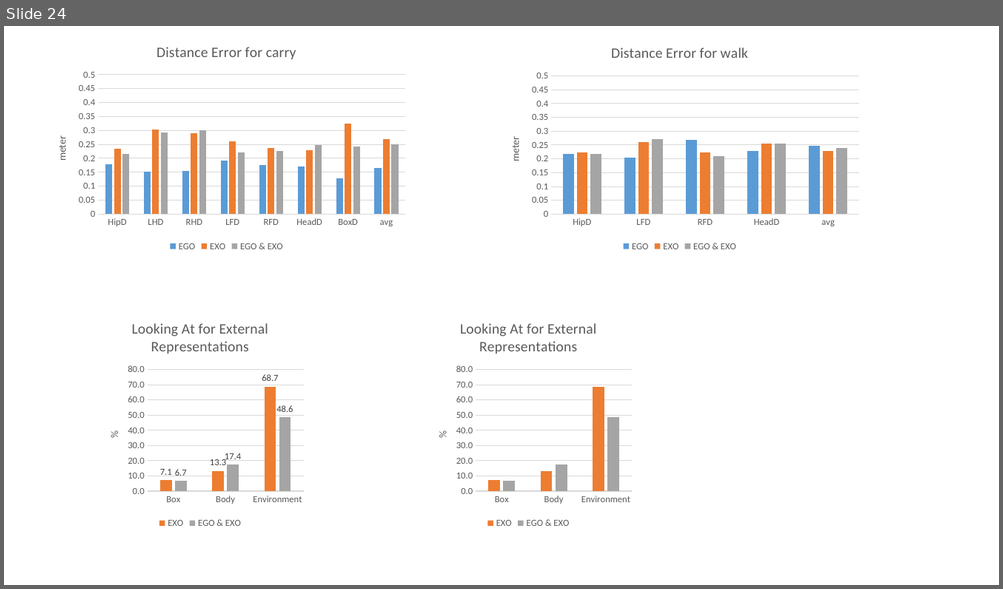
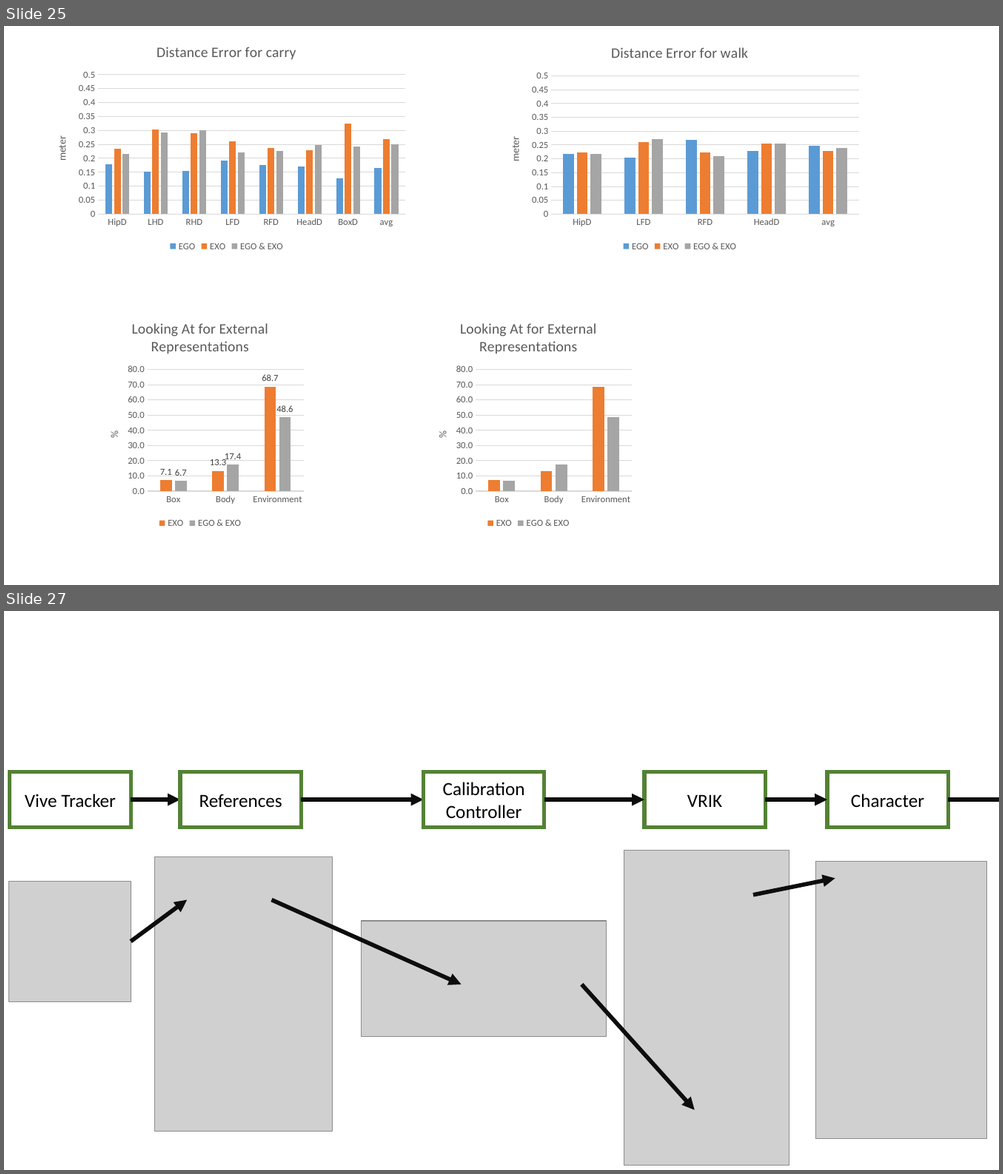
Before and after one commit to stefanfeyer/masters__thesis, a slide deck: figures/thesis_renderer.pptx. Shown one above the other, each under a label of ours: slide 24 before the commit, slides 25 and 27 after it; the slides between them are not shown. The pictures are 1003x589 and 1003x1174 pixels, drawn with LibreOffice and Linux fonts; fonts in the diff are those of the drawing; grey boxes stand for pictures. Boxes give left, top, right and bottom in pixels: in the first picture for what was removed or moved away, otherwise in the second. Text is boxed around its words. In the diff, an @@ line names an element or a change of style, - is before the commit and + after.

```diff
--- a/figures/thesis_renderer.pptx
+++ b/figures/thesis_renderer.pptx
@@ slide 27 added at (4,611,999,1170), background #FFFFFF @@
@@ rectangle added at (10,772,131,828), outline #548235 3.75 pt, 18 pt, text #000000 @@
+Vive Tracker
@@ rectangle added at (180,772,301,828), outline #548235 3.75 pt, 18 pt, text #000000 @@
+References
@@ rectangle added at (424,772,544,828), outline #548235 3.75 pt, 18 pt, text #000000 @@
+Calibration Controller
@@ rectangle added at (644,772,765,828), outline #548235 3.75 pt, 18 pt, text #000000 @@
+VRIK
@@ rectangle added at (827,772,948,828), outline #548235 3.75 pt, 18 pt, text #000000 @@
+Character
@@ arrow added from (131, 800) to (180, 800), #0D0D0D 4 pt @@
@@ arrow added from (301, 800) to (424, 800), #0D0D0D 4 pt @@
@@ arrow added from (544, 800) to (644, 800), #0D0D0D 4 pt @@
@@ arrow added from (765, 800) to (827, 800), #0D0D0D 4 pt @@
@@ arrow added from (948, 800) to (999, 800), #0D0D0D 4 pt @@
@@ picture added at (624,851,789,1165) @@
@@ picture added at (155,857,333,1133) @@
@@ picture added at (816,862,987,1139) @@
@@ picture added at (9,882,131,1002) @@
@@ arrow added from (753, 895) to (835, 879), #0D0D0D 4 pt @@
@@ arrow added from (131, 942) to (187, 900), #0D0D0D 4 pt @@
@@ arrow added from (272, 900) to (461, 985), #0D0D0D 4 pt @@
@@ picture added at (361,921,607,1038) @@
@@ arrow added from (581, 985) to (694, 1111), #0D0D0D 4 pt @@
@@ what was slide 24 is now slide 25 @@
```
Also in this commit, not shown: 2 slides changed, 2 other slides added, 2 slides removed, 31 other files.
